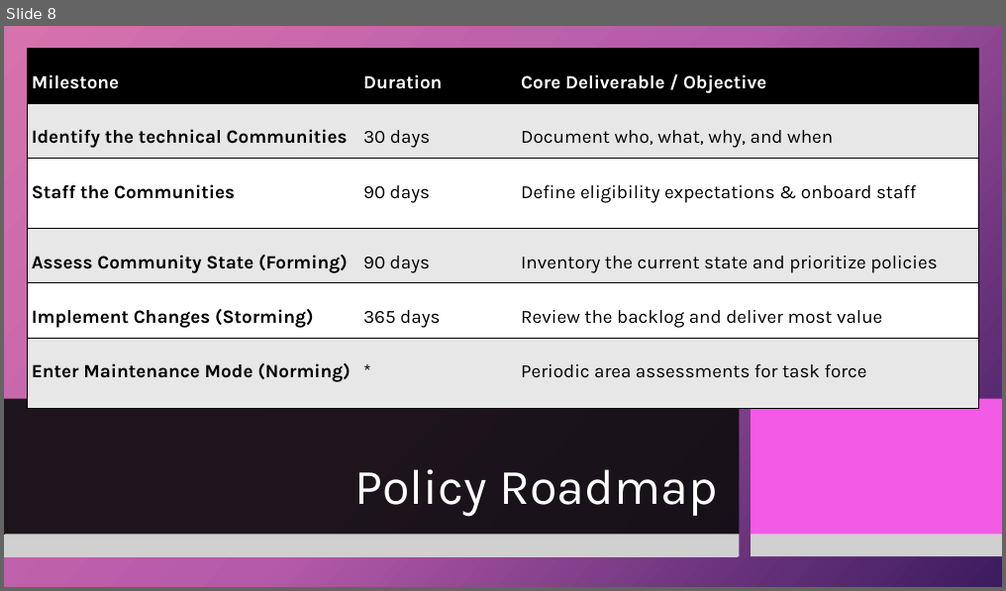
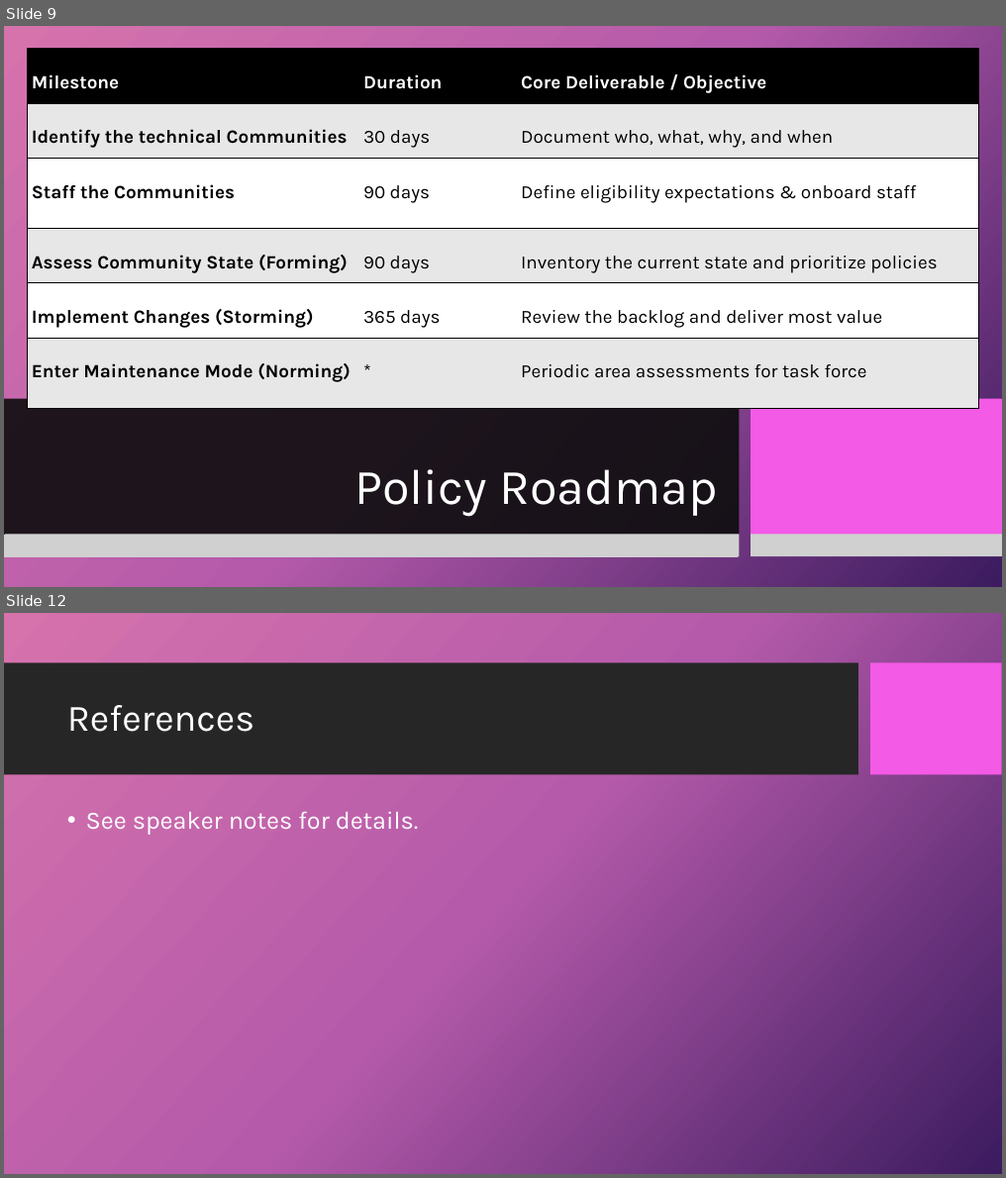
Before and after one commit to dr-natetorious/TIM-8190-Computer_Policy_Strategy, a slide deck: Section3_Implementation/Week8_Present/BachmeierNTIM8190-8.pptx. Shown one above the other, each under a label of ours: slide 8 before the commit, slides 9 and 12 after it; the slides between them are not shown. The pictures are 1006x591 and 1006x1178 pixels, drawn with LibreOffice and Linux fonts; fonts in the diff are those of the drawing; grey boxes stand for pictures; background and template pictures are left out. Boxes give left, top, right and bottom in pixels: in the first picture for what was removed or moved away, otherwise in the second. Text is boxed around its words. In the diff, an @@ line names an element or a change of style, - is before the commit and + after.

```diff
--- a/Section3_Implementation/Week8_Present/BachmeierNTIM8190-8.pptx
+++ b/Section3_Implementation/Week8_Present/BachmeierNTIM8190-8.pptx
@@ slide 12 added at (x1=4, y1=613, x2=1002, y2=1174), background picture (left out); not listed: 2 template elements that a slide beside it also shows @@
@@ title added at (x1=67, y1=705, x2=254, y2=732), 36 pt, text #FFFFFF @@
+References
@@ text added at (x1=86, y1=811, x2=418, y2=835), 24 pt, text #FFFFFF @@
+• See speaker notes for details.
@@ what was slide 8 is now slide 9 @@
```
Also in this commit, not shown: 1 slide changed, 7 other slides added, 4 slides removed.
